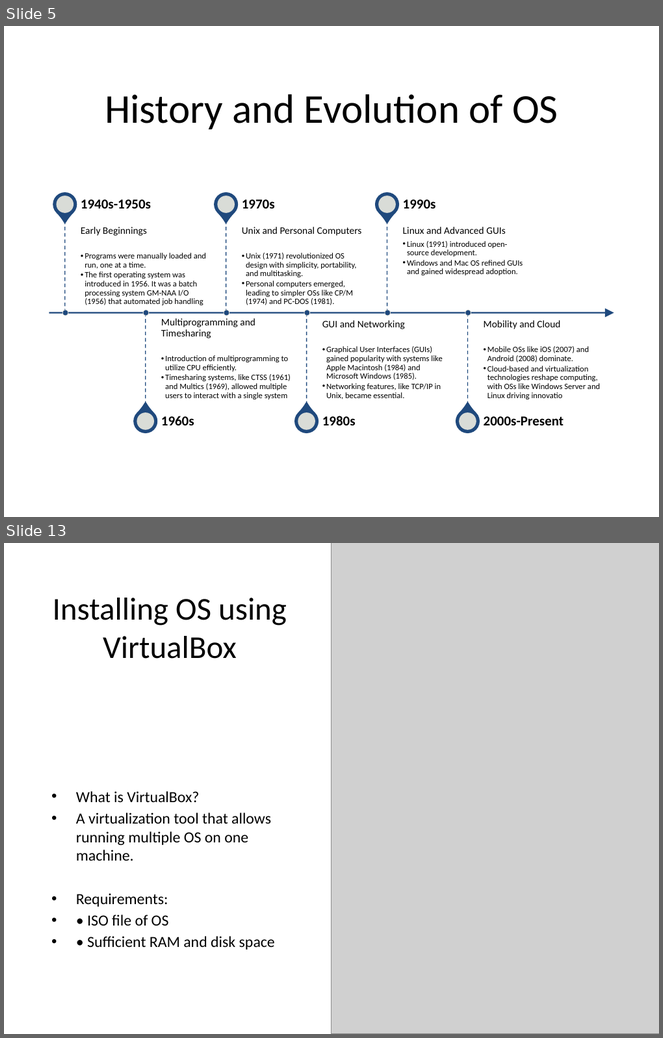
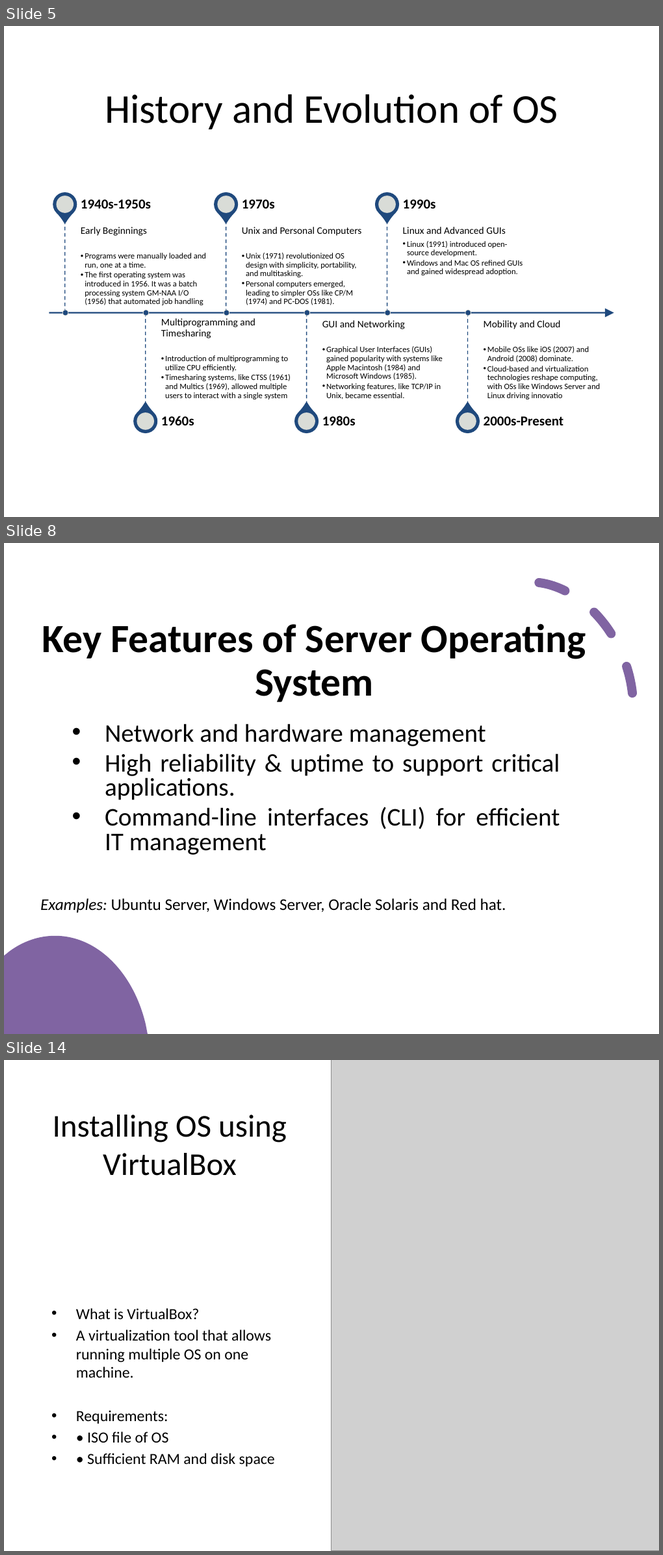
Before and after one commit to psuuc-jbgarcia/Object-Oriented-Programming-Lesson, a slide deck: Platform Technologies/Pre Lim/Week 1/Lecture/Chapter1_Introduction_to_OS.pptx. Shown one above the other, each under a label of ours: slides 5 and 13 before the commit, slides 5, 8 and 14 after it; the slides between them are not shown. The pictures are 663x1038 and 663x1555 pixels, drawn with LibreOffice and Linux fonts; fonts in the diff are those of the drawing; grey boxes stand for pictures. Boxes give left, top, right and bottom in pixels: in the first picture for what was removed or moved away, otherwise in the second. Text is boxed around its words. In the diff, an @@ line names an element or a change of style, - is before the commit and + after.

```diff
--- a/Platform Technologies/Pre Lim/Week 1/Lecture/Chapter1_Introduction_to_OS.pptx
+++ b/Platform Technologies/Pre Lim/Week 1/Lecture/Chapter1_Introduction_to_OS.pptx
@@ slide 8 added at (x1=4, y1=543, x2=659, y2=1034), background #FFFFFF @@
@@ arc (boxed as its full ellipse) added at (x1=431, y1=555, x2=659, y2=815), outline #8064A2 10 pt dashed @@
@@ title added at (x1=42, y1=624, x2=586, y2=702), 44 pt, text #000000, bold @@
+Key Features of Server Operating System
@@ text added at (x1=105, y1=724, x2=560, y2=855), 28 pt, text #000000 @@
+• Network and hardware management
+• High reliability & uptime to support critical applications.
+• Command-line interfaces (CLI) for efficient IT management
@@ text added at (x1=40, y1=899, x2=506, y2=913), 18 pt, text #000000 @@
+Examples: Ubuntu Server, Windows Server, Oracle Solaris and Red hat.
@@ freeform shape added at (x1=4, y1=936, x2=148, y2=1034), fill #8064A2 @@
@@ what was slide 13 is now slide 14 @@
```
Also in this commit, not shown: 1 slide changed, 6 other slides added, 6 slides removed, 2 other files.
